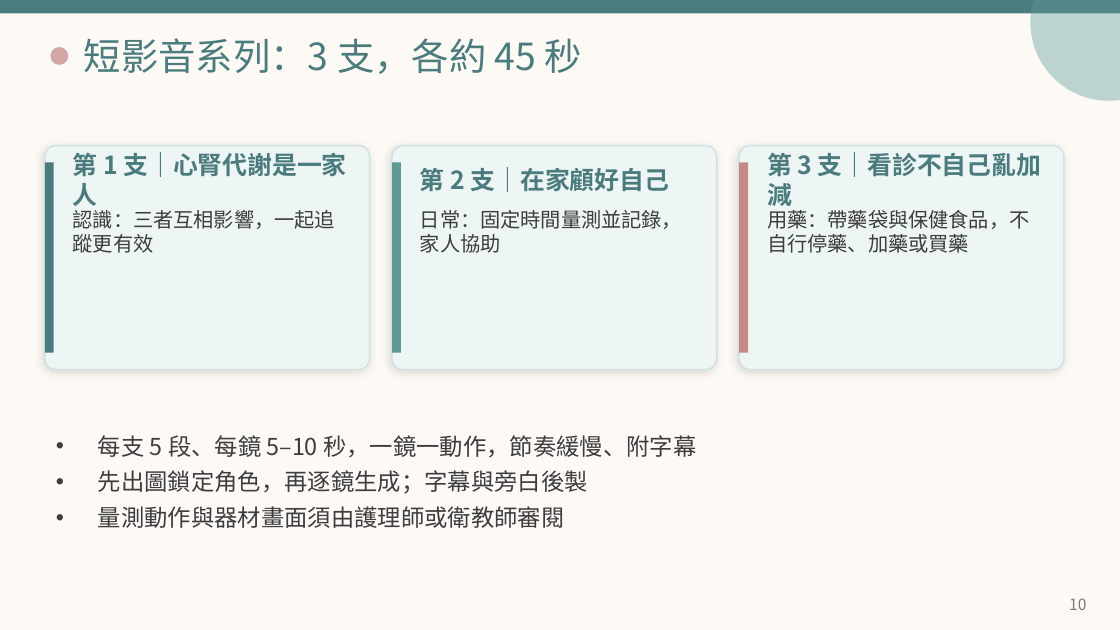
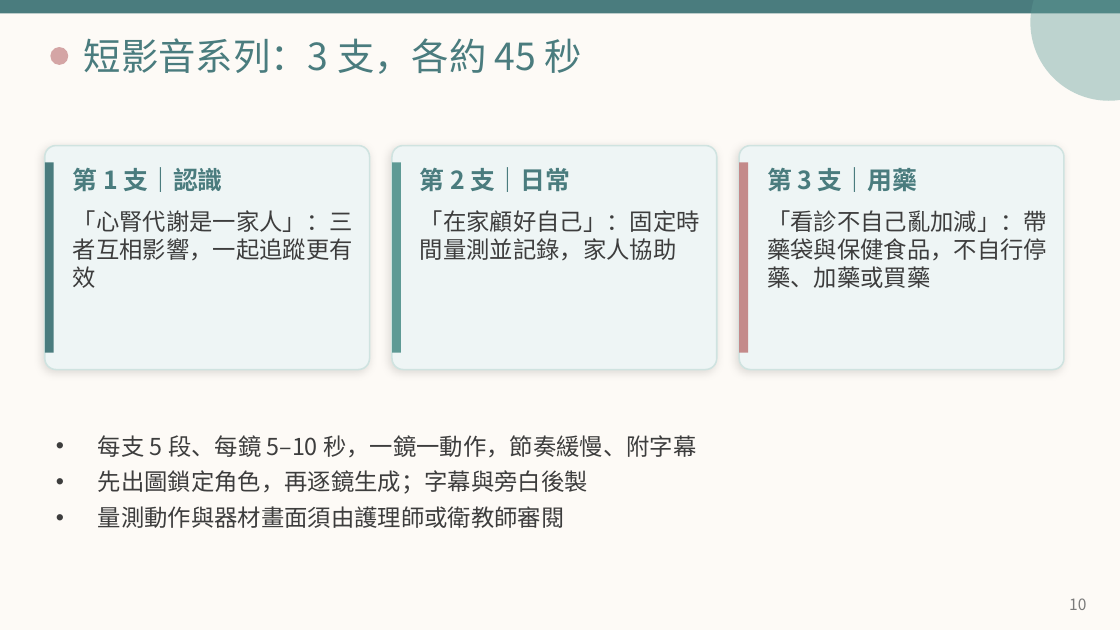
Before and after one commit to YEN590102/wordcloud, a slide deck: slide 10 of chronic-care-media/examples/ckm-project-watercolor.pptx. Drawn at 1120x630 pixels with LibreOffice and Linux fonts; fonts in the diff are those of the drawing. Boxes give left, top, right and bottom in pixels: in the first picture for what was removed or moved away, otherwise in the second. Text is boxed around its words. In the diff, an @@ line names an element or a change of style, - is before the commit and + after.

```diff
--- a/chronic-care-media/examples/ckm-project-watercolor.pptx
+++ b/chronic-care-media/examples/ckm-project-watercolor.pptx
@@ text at (73,167,223,192): text changed @@
-第 1 支｜心腎代謝是一家人
+第 1 支｜認識
@@ text at (420,167,570,192): text changed @@
-第 2 支｜在家顧好自己
+第 2 支｜日常
@@ text at (767,167,917,192): text changed @@
-第 3 支｜看診不自己亂加減
+第 3 支｜用藥
@@ text at (73,210,353,288): text changed; size 13 to 15 pt @@
-認識：三者互相影響，一起追蹤更有效
+「心腎代謝是一家人」：三者互相影響，一起追蹤更有效
@@ text at (420,210,700,260): text changed; size 13 to 15 pt @@
-日常：固定時間量測並記錄，家人協助
+「在家顧好自己」：固定時間量測並記錄，家人協助
@@ text at (767,210,1047,288): text changed; size 13 to 15 pt @@
-用藥：帶藥袋與保健食品，不自行停藥、加藥或買藥
+「看診不自己亂加減」：帶藥袋與保健食品，不自行停藥、加藥或買藥
```
Also in this commit, not shown: 7 other slides changed, 1 other file.
